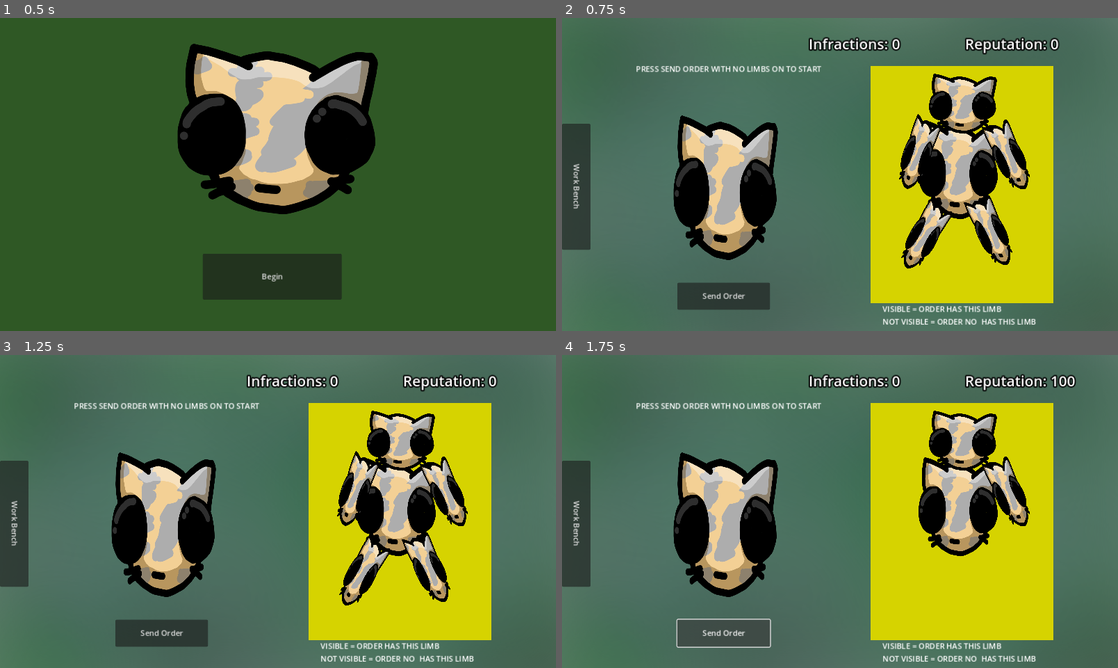
Above: before the commit, frames 1-4 (two rows, left to right).
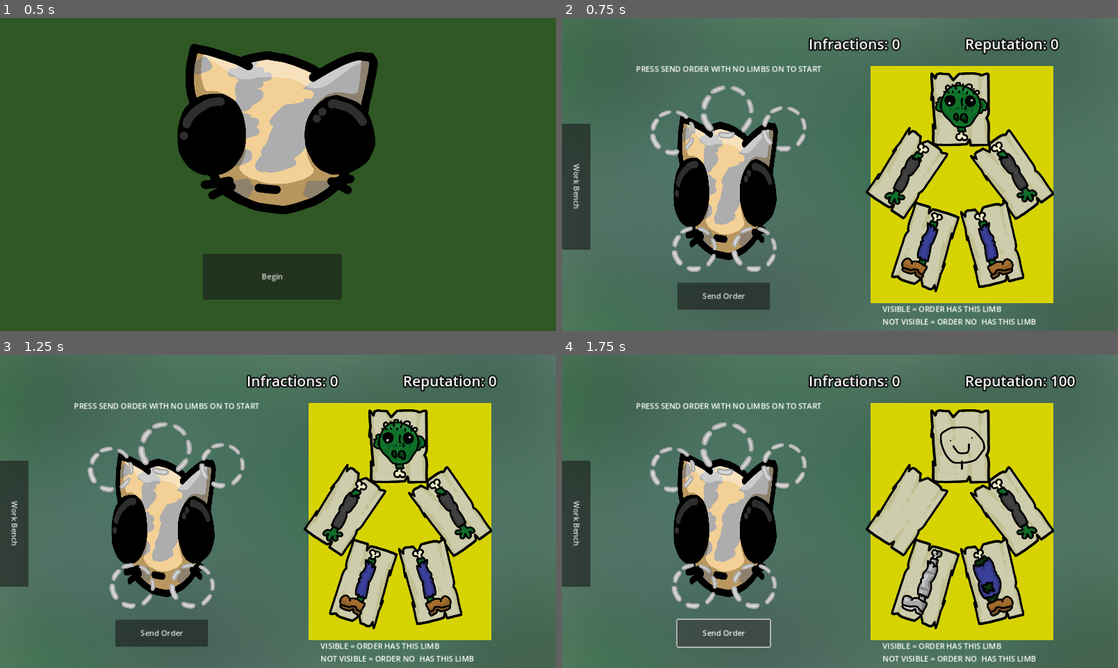
Above: after the commit, the same moments.

Repository: FakeAppleSauce/Minigame-Jam-Game
Game: Godot game, scene res://Scenes/home_page.tscn
Two runs of this game, one before a commit and one after it. Both use one fixed random seed, a clock stepped at 60 frames per second and the inputs below.
Inputs:
- Up to frame 1 (0.5 s): no input
- Up to frame 2 (0.75 s): click "Begin" at 0.5 s
- Up to frame 3 (1.25 s): no input
- Up to frame 4 (1.75 s): click "Send Order" at 1.25 s

Frame 1 is identical in both runs. In frame 2, 14% of the frame differs, in the area x 15-89%, y 17-88%; in frame 3, 14%; in frame 4, 14%.

Commit message:
orderVisuals

Diff:
--- a/Code/control.gd
+++ b/Code/control.gd
@@ -75,6 +75,12 @@
 			Global.currentBuildStatus[limbs[i-1]]["ID"] = null
 			Global.currentBuildStatus[limbs[i-1]]["occupied"] = false
 
+		order_screen.left_arm_connector_sprite.visible = true
+		order_screen.right_arm_connector_sprite.visible = true
+		order_screen.left_foot_connector_sprite.visible = true
+		order_screen.right_foot_connector_sprite.visible = true
+		order_screen.head_connector_sprite.visible = true
+
 
 
 	elif goods < 5:
@@ -85,6 +91,8 @@
 			await get_tree().create_timer(0.1).timeout
 			get_tree().change_scene_to_file("res://Scenes/home_page.tscn")
 
+
+
 func change_counters(counter: String):
 	if counter == "rep":
 		rep_counter.text = "Reputation: " + str(Global.repAmount)
--- a/Code/global.gd
+++ b/Code/global.gd
@@ -4,6 +4,8 @@
 var currentLimbSpawn = "null"
 var infractions = 0
 var repAmount = 0
+
+var needleEquipped = false
 
 var currentBuildStatus = {
 	"head": {
@@ -42,7 +44,7 @@
 }
 
 var limbs = ["head", "leftArm", "rightArm", "leftFoot", "rightFoot"]
-var unlockedEffects = ["null", "none"]
+var unlockedEffects = ["null", "none", "grow", "duplicate", "metal", "animal"]
 
 var limbPNGPositions = {
 	"leg_none": Rect2(0,0,256,256),
@@ -75,7 +77,7 @@
 
 func createNewOrder():
 	for i in 5:
-		currentOrder[limbs[i - 1]] = unlockedEffects[randi_range(0, 1)]
+		currentOrder[limbs[i - 1]] = unlockedEffects[randi_range(0, len(unlockedEffects)) - 1]
 		print(str(limbs[i - 1]) + ": " + str(currentOrder[limbs[i - 1]]))
 
 	runOrderVisuals.emit()
--- a/Code/needle.gd
+++ b/Code/needle.gd
@@ -14,7 +14,9 @@
 	if Input.is_action_pressed("Hold"):
 		position = get_global_mouse_position()
 	else:
+		Global.needleEquipped = false
 		queue_free()
+
 
 
 func _on_body_entered(body: Node2D) -> void:
@@ -25,3 +27,8 @@
 
 		if overlaps_body(body):
 			body.changeEffect(needleEffect)
+
+
+func _on_body_exited(body: Node2D) -> void:
+	if alreadyEntered == true:
+		alreadyEntered = false
--- a/Code/order_screen.gd
+++ b/Code/order_screen.gd
@@ -20,6 +20,12 @@
 @onready var right_foot_connector: Area2D = $ZombieBuild/rightFoot/rightFootConnector
 @onready var head_connector: Area2D = $ZombieBuild/head/headConnector
 
+@onready var left_arm_connector_sprite: Sprite2D = $ZombieBuild/leftArm/leftArmConnectorSprite
+@onready var right_arm_connector_sprite: Sprite2D = $ZombieBuild/rightArm/rightArmConnectorSprite
+@onready var left_foot_connector_sprite: Sprite2D = $ZombieBuild/leftFoot/leftFootConnectorSprite
+@onready var right_foot_connector_sprite: Sprite2D = $ZombieBuild/rightFoot/rightFootConnectorSprite
+@onready var head_connector_sprite: Sprite2D = $ZombieBuild/head/headConnectorSprite
+
 
 var limbs = ["head", "leftArm", "rightArm", "leftFoot", "rightFoot"]
 var limbEffects = [false, false, false, false, false]
@@ -55,6 +61,7 @@
 					body.move_to_position(left_joint.position, body.limbID, left_joint, "arm", body.effect)
 					body.gravity_scale = 1
 					setCurrentLimb("leftArm", body.effect, body.limbID)
+					left_arm_connector_sprite.visible = false
 
 
 func _on_right_arm_connector_body_entered(body: Node2D) -> void:
@@ -72,6 +79,7 @@
 					body.move_to_position(right_joint.position, body.limbID, right_joint, "arm", body.effect)
 					body.gravity_scale = 1
 					setCurrentLimb("rightArm", body.effect, body.limbID)
+					right_arm_connector_sprite.visible = false
 
 
 func _on_left_foot_connector_body_entered(body: Node2D) -> void:
@@ -89,6 +97,7 @@
 					body.move_to_position(left_foot_joint.position, body.limbID, left_foot_joint, "leg", body.effect)
 					body.gravity_scale = 1
 					setCurrentLimb("leftFoot", body.effect, body.limbID)
+					left_foot_connector_sprite.visible = false
 
 
 func _on_right_foot_connector_body_entered(body: Node2D) -> void:
@@ -106,6 +115,7 @@
 					body.move_to_position(right_foot_joint.position, body.limbID, right_foot_joint, "leg", body.effect)
 					body.gravity_scale = 1
 					setCurrentLimb("rightFoot", body.effect, body.limbID)
+					right_foot_connector.visible = false
 
 
 func _on_head_connector_body_entered(body: Node2D) -> void:
@@ -123,25 +133,46 @@
 					body.move_to_position(head_joint.position, body.limbID, head_joint, "head", body.effect)
 					body.gravity_scale = 1
 					setCurrentLimb("head", body.effect, body.limbID)
+					head_connector_sprite.visible = false
 
 
 func setCurrentLimb(limbType: String, limbEffect: String, limbID: int):
 	Global.currentBuildStatus[str(limbType)]["effect"] = limbEffect
 	Global.currentBuildStatus[str(limbType)]["ID"] = limbID
 
+
 var tempVar = "nothin"
 func _run_order_visuals():
-	for i in 5:
-		if Global.currentOrder[limbs[i - 1]] == "null":
-			limbEffects[i - 1] = false
-		elif Global.currentOrder[limbs[i - 1]] == "none":
-			limbEffects[i - 1] = true
-
-	leftArm.visible = limbEffects[1]
-	rightArm.visible = limbEffects[2]
-	leftFoot.visible = limbEffects[3]
-	rightFoot.visible = limbEffects[4]
-	head.visible = limbEffects[0]
+
+	if Global.currentOrder["head"] != "null":
+		head.visible = true
+		head.texture.region = Global.limbPNGPositions["head_" + str(Global.currentOrder["head"])]
+	else:
+		head.visible = false
+
+	if Global.currentOrder["leftArm"] != "null":
+		leftArm.visible = true
+		leftArm.texture.region = Global.limbPNGPositions["arm_" + str(Global.currentOrder["leftArm"])]
+	else:
+		leftArm.visible = false
+
+	if Global.currentOrder["rightArm"] != "null":
+		rightArm.visible = true
+		rightArm.texture.region = Global.limbPNGPositions["arm_" + str(Global.currentOrder["rightArm"])]
+	else:
+		rightArm.visible = false
+
+	if Global.currentOrder["leftFoot"] != "null":
+		leftFoot.visible = true
+		leftFoot.texture.region = Global.limbPNGPositions["leg_" + str(Global.currentOrder["leftFoot"])]
+	else:
+		leftFoot.visible = false
+
+	if Global.currentOrder["rightFoot"] != "null":
+		rightFoot.visible = true
+		rightFoot.texture.region = Global.limbPNGPositions["leg_" + str(Global.currentOrder["rightFoot"])]
+	else:
+		rightFoot.visible = false
 
 
 func _on_left_arm_connector_body_exited(body: Node2D) -> void:
--- a/Code/work_bench.gd
+++ b/Code/work_bench.gd
@@ -67,6 +67,7 @@
 	needle_copy.position = get_global_mouse_position()
 	needles.add_child(needle_copy)
 	needle_copy.needleEffect = "grow"
+	Global.needleEquipped = true
 
 
 func _on_duplicate_needle_button_down() -> void:
@@ -74,6 +75,7 @@
 	needle_copy.position = get_global_mouse_position()
 	needles.add_child(needle_copy)
 	needle_copy.needleEffect = "duplicate"
+	Global.needleEquipped = true
 
 
 #metal
@@ -82,6 +84,7 @@
 	needle_copy.position = get_global_mouse_position()
 	needles.add_child(needle_copy)
 	needle_copy.needleEffect = "metal"
+	Global.needleEquipped = true
 
 #animal
 func _on_something_else_needle_button_down() -> void:
@@ -89,3 +92,4 @@
 	needle_copy.position = get_global_mouse_position()
 	needles.add_child(needle_copy)
 	needle_copy.needleEffect = "animal"
+	Global.needleEquipped = true
--- a/Scenes/MainGame.tscn
+++ b/Scenes/MainGame.tscn
@@ -1,16 +1,152 @@
-[gd_scene load_steps=35 format=3 uid="uid://b2uy07pjgjaka"]
+[gd_scene load_steps=47 format=3 uid="uid://b2uy07pjgjaka"]
 
 [ext_resource type="Script" path="res://Code/order_screen.gd" id="1_2g5md"]
 [ext_resource type="Texture2D" uid="uid://cv3bhewfbsopa" path="res://Textures/Kitty.PNG" id="2_etg1v"]
 [ext_resource type="Texture2D" uid="uid://cafusuljqc4ox" path="res://Textures/OrderBG.PNG" id="2_t5wyg"]
 [ext_resource type="Script" path="res://Code/work_bench.gd" id="3_85q7c"]
 [ext_resource type="PackedScene" uid="uid://b7hxlu5x3pnqj" path="res://Scenes/needle.tscn" id="4_ehaqp"]
+[ext_resource type="Texture2D" uid="uid://bvbffphm7enxt" path="res://Textures/Limbs.PNG" id="4_g80iv"]
 [ext_resource type="Script" path="res://Code/control.gd" id="4_gq4hs"]
 [ext_resource type="Texture2D" uid="uid://cci0aju1g74di" path="res://Textures/WorkBenchBG.PNG" id="4_r56wr"]
+[ext_resource type="Texture2D" uid="uid://d1wroerfbfxah" path="res://Textures/MiscStuff.PNG" id="4_t7lkh"]
 [ext_resource type="Texture2D" uid="uid://dtq38jjp0dfod" path="res://Textures/Needles.PNG" id="5_jfwcl"]
 [ext_resource type="PackedScene" uid="uid://0byordc8db3l" path="res://Scenes/limb.tscn" id="5_rqysd"]
 [ext_resource type="Texture2D" uid="uid://n6fh56tobv7t" path="res://Textures/Freezers.PNG" id="6_4hynp"]
 
+[sub_resource type="Animation" id="Animation_3qc5y"]
+resource_name = "movingConnectors"
+length = 1.5
+loop_mode = 1
+tracks/0/type = "value"
+tracks/0/imported = false
+tracks/0/enabled = true
+tracks/0/path = NodePath("leftArm/leftArmConnectorSprite:rotation")
+tracks/0/interp = 1
+tracks/0/loop_wrap = true
+tracks/0/keys = {
+"times": PackedFloat32Array(0, 0.766667),
+"transitions": PackedFloat32Array(1, 1),
+"update": 0,
+"values": [0.0, 0.261799]
+}
+tracks/1/type = "value"
+tracks/1/imported = false
+tracks/1/enabled = true
+tracks/1/path = NodePath("rightArm/rightArmConnectorSprite:rotation")
+tracks/1/interp = 1
+tracks/1/loop_wrap = true
+tracks/1/keys = {
+"times": PackedFloat32Array(0, 0.766667),
+"transitions": PackedFloat32Array(1, 1),
+"update": 0,
+"values": [0.0, 0.261799]
+}
+tracks/2/type = "value"
+tracks/2/imported = false
+tracks/2/enabled = true
+tracks/2/path = NodePath("leftFoot/leftFootConnectorSprite:rotation")
+tracks/2/interp = 1
+tracks/2/loop_wrap = true
+tracks/2/keys = {
+"times": PackedFloat32Array(0, 0.766667),
+"transitions": PackedFloat32Array(1, 1),
+"update": 0,
+"values": [0.0, 0.261799]
+}
+tracks/3/type = "value"
+tracks/3/imported = false
+tracks/3/enabled = true
+tracks/3/path = NodePath("rightFoot/rightFootConnectorSprite:rotation")
+tracks/3/interp = 1
+tracks/3/loop_wrap = true
+tracks/3/keys = {
+"times": PackedFloat32Array(0, 0.766667),
+"transitions": PackedFloat32Array(1, 1),
+"update": 0,
+"values": [0.0, 0.261799]
+}
+tracks/4/type = "value"
+tracks/4/imported = false
+tracks/4/enabled = true
+tracks/4/path = NodePath("head/headConnectorSprite:rotation")
+tracks/4/interp = 1
+tracks/4/loop_wrap = true
+tracks/4/keys = {
+"times": PackedFloat32Array(0, 0.766667),
+"transitions": PackedFloat32Array(1, 1),
+"update": 0,
+"values": [0.0, 0.261799]
+}
+
+[sub_resource type="Animation" id="Animation_bf4f8"]
+length = 0.001
+tracks/0/type = "value"
+tracks/0/imported = false
+tracks/0/enabled = true
+tracks/0/path = NodePath("leftArm/leftArmConnectorSprite:rotation")
+tracks/0/interp = 1
+tracks/0/loop_wrap = true
+tracks/0/keys = {
+"times": PackedFloat32Array(0),
+"transitions": PackedFloat32Array(1),
+"update": 0,
+"values": [0.0]
+}
+tracks/1/type = "value"
+tracks/1/imported = false
+tracks/1/enabled = true
+tracks/1/path = NodePath("rightArm/rightArmConnectorSprite:rotation")
+tracks/1/interp = 1
+tracks/1/loop_wrap = true
+tracks/1/keys = {
+"times": PackedFloat32Array(0),
+"transitions": PackedFloat32Array(1),
+"update": 0,
+"values": [0.0]
+}
+tracks/2/type = "value"
+tracks/2/imported = false
+tracks/2/enabled = true
+tracks/2/path = NodePath("leftFoot/leftFootConnectorSprite:rotation")
+tracks/2/interp = 1
+tracks/2/loop_wrap = true
+tracks/2/keys = {
+"times": PackedFloat32Array(0),
+"transitions": PackedFloat32Array(1),
+"update": 0,
+"values": [0.0]
+}
+tracks/3/type = "value"
+tracks/3/imported = false
+tracks/3/enabled = true
+tracks/3/path = NodePath("rightFoot/rightFootConnectorSprite:rotation")
+tracks/3/interp = 1
+tracks/3/loop_wrap = true
+tracks/3/keys = {
+"times": PackedFloat32Array(0),
+"transitions": PackedFloat32Array(1),
+"update": 0,
+"values": [0.0]
+}
+tracks/4/type = "value"
+tracks/4/imported = false
+tracks/4/enabled = true
+tracks/4/path = NodePath("head/headConnectorSprite:rotation")
+tracks/4/interp = 1
+tracks/4/loop_wrap = true
+tracks/4/keys = {
+"times": PackedFloat32Array(0),
+"transitions": PackedFloat32Array(1),
+"update": 0,
+"values": [0.0]
+}
+
+[sub_resource type="AnimationLibrary" id="AnimationLibrary_lm6vf"]
+_data = {
+"RESET": SubResource("Animation_bf4f8"),
+"movingConnectors": SubResource("Animation_3qc5y")
+}
+
 [sub_resource type="CapsuleShape2D" id="CapsuleShape2D_0in1h"]
 radius = 61.5385
 height = 164.103
@@ -18,6 +154,10 @@
 [sub_resource type="CircleShape2D" id="CircleShape2D_5k2sm"]
 radius = 45.3982
 
+[sub_resource type="AtlasTexture" id="AtlasTexture_najys"]
+atlas = ExtResource("4_t7lkh")
+region = Rect2(0, 0, 256, 256)
+
 [sub_resource type="CapsuleShape2D" id="CapsuleShape2D_ky58f"]
 radius = 13.0
 height = 58.0
@@ -45,6 +185,30 @@
 
 [sub_resource type="CircleShape2D" id="CircleShape2D_indhl"]
 radius = 52.469
+
+[sub_resource type="AtlasTexture" id="AtlasTexture_ydogw"]
+atlas = ExtResource("4_g80iv")
+region = Rect2(256, 256, 256, 256)
+
+[sub_resource type="AtlasTexture" id="AtlasTexture_hfrtf"]
+atlas = ExtResource("4_t7lkh")
+region = Rect2(512, 0, 256, 256)
+
+[sub_resource type="AtlasTexture" id="AtlasTexture_a4xn0"]
+atlas = ExtResource("4_g80iv")
+region = Rect2(256, 256, 256, 256)
+
+[sub_resource type="AtlasTexture" id="AtlasTexture_wnmek"]
+atlas = ExtResource("4_g80iv")
+region = Rect2(0, 0, 256, 256)
+
+[sub_resource type="AtlasTexture" id="AtlasTexture_cdi06"]
+atlas = ExtResource("4_g80iv")
+region = Rect2(0, 0, 256, 256)
+
+[sub_resource type="AtlasTexture" id="AtlasTexture_qyqo2"]
+atlas = ExtResource("4_g80iv")
+region = Rect2(512, 512, 256, 256)
 
 [sub_resource type="AtlasTexture" id="AtlasTexture_r76pn"]
 atlas = ExtResource("5_jfwcl")
@@ -118,6 +282,12 @@
 [node name="ZombieBuild" type="Node2D" parent="OrderScreen"]
 z_index = -1
 
+[node name="AnimationPlayer" type="AnimationPlayer" parent="OrderScreen/ZombieBuild"]
+libraries = {
+"": SubResource("AnimationLibrary_lm6vf")
+}
+autoplay = "movingConnectors"
+
 [node name="Torso" type="Sprite2D" parent="OrderScreen/ZombieBuild"]
 z_index = -3
 position = Vector2(339, 349)
@@ -126,7 +296,6 @@
 metadata/_edit_group_ = true
 
 [node name="leftArm" type="Node2D" parent="OrderScreen/ZombieBuild"]
-metadata/_edit_group_ = true
 
 [node name="leftJoint" type="PinJoint2D" parent="OrderScreen/ZombieBuild/leftArm"]
 z_index = 5
@@ -154,8 +323,12 @@
 [node name="CollisionShape2D" type="CollisionShape2D" parent="OrderScreen/ZombieBuild/leftArm/leftArmConnector"]
 shape = SubResource("CircleShape2D_5k2sm")
 
+[node name="leftArmConnectorSprite" type="Sprite2D" parent="OrderScreen/ZombieBuild/leftArm"]
+position = Vector2(230, 237)
+scale = Vector2(0.394531, 0.394531)
+texture = SubResource("AtlasTexture_najys")
+
 [node name="rightArm" type="Node2D" parent="OrderScreen/ZombieBuild"]
-metadata/_edit_group_ = true
 
 [node name="rightJoint" type="PinJoint2D" parent="OrderScreen/ZombieBuild/rightArm"]
 position = Vector2(461, 229)
@@ -179,8 +352,12 @@
 [node name="CollisionShape2D2" type="CollisionShape2D" parent="OrderScreen/ZombieBuild/rightArm/rightArmConnector"]
 shape = SubResource("CircleShape2D_w8i25")
 
+[node name="rightArmConnectorSprite" type="Sprite2D" parent="OrderScreen/ZombieBuild/rightArm"]
+position = Vector2(461, 229)
+scale = Vector2(0.394531, 0.394531)
+texture = SubResource("AtlasTexture_najys")
+
 [node name="leftFoot" type="Node2D" parent="OrderScreen/ZombieBuild"]
-metadata/_edit_group_ = true
 
 [node name="leftFootJoint" type="PinJoint2D" parent="OrderScreen/ZombieBuild/leftFoot"]
 position = Vector2(275, 478)
@@ -204,8 +381,12 @@
 [node name="CollisionShape2D2" type="CollisionShape2D" parent="OrderScreen/ZombieBuild/leftFoot/leftFootConnector"]
 shape = SubResource("CircleShape2D_chhwy")
 
+[node name="leftFootConnectorSprite" type="Sprite2D" parent="OrderScreen/ZombieBuild/leftFoot"]
+position = Vector2(275, 478)
+scale = Vector2(0.394531, 0.394531)
+texture = SubResource("AtlasTexture_najys")
+
 [node name="rightFoot" type="Node2D" parent="OrderScreen/ZombieBuild"]
-metadata/_edit_group_ = true
 
 [node name="rightFootJoint" type="PinJoint2D" parent="OrderScreen/ZombieBuild/rightFoot"]
 position = Vector2(399, 478)
@@ -229,8 +410,12 @@
 [node name="CollisionShape2D2" type="CollisionShape2D" parent="OrderScreen/ZombieBuild/rightFoot/rightFootConnector"]
 shape = SubResource("CircleShape2D_6iyli")
 
+[node name="rightFootConnectorSprite" type="Sprite2D" parent="OrderScreen/ZombieBuild/rightFoot"]
+position = Vector2(399, 478)
+scale = Vector2(0.394531, 0.394531)
+texture = SubResource("AtlasTexture_najys")
+
 [node name="head" type="Node2D" parent="OrderScreen/ZombieBuild"]
-metadata/_edit_group_ = true
 
 [node name="headJoint" type="PinJoint2D" parent="OrderScreen/ZombieBuild/head"]
 position = Vector2(343, 194)
@@ -257,9 +442,15 @@
 [node name="CollisionShape2D2" type="CollisionShape2D" parent="OrderScreen/ZombieBuild/head/headConnector"]
 shape = SubResource("CircleShape2D_indhl")
 
+[node name="headConnectorSprite" type="Sprite2D" parent="OrderScreen/ZombieBuild/head"]
+position = Vector2(343, 194)
+scale = Vector2(0.462891, 0.462891)
+texture = SubResource("AtlasTexture_najys")
+
 [node name="CurrentOrder" type="Node2D" parent="OrderScreen"]
 
 [node name="Background" type="ColorRect" parent="OrderScreen/CurrentOrder"]
+z_index = -3
 offset_left = 639.0
 offset_top = 100.0
 offset_right = 1018.0
@@ -267,38 +458,77 @@
 color = Color(0.840262, 0.828184, 0, 1)
 
 [node name="OrderTorso" type="Sprite2D" parent="OrderScreen/CurrentOrder"]
-position = Vector2(821.757, 312.5)
+visible = false
+z_index = -1
+position = Vector2(822.58, 325.528)
 scale = Vector2(0.187, 0.272)
 texture = ExtResource("2_etg1v")
 
 [node name="OrderLeftArm" type="Sprite2D" parent="OrderScreen/CurrentOrder"]
-position = Vector2(737.757, 278.5)
-rotation = 0.31765
-scale = Vector2(0.0665, 0.206)
-texture = ExtResource("2_etg1v")
+position = Vector2(715.58, 322.528)
+rotation = -0.254818
+scale = Vector2(0.5, 0.5)
+texture = SubResource("AtlasTexture_ydogw")
+
+[node name="paperLA" type="Sprite2D" parent="OrderScreen/CurrentOrder"]
+z_index = -1
+position = Vector2(716, 324)
+rotation = 2.17643
+scale = Vector2(0.7, 0.585825)
+texture = SubResource("AtlasTexture_hfrtf")
 
 [node name="OrderRightArm" type="Sprite2D" parent="OrderScreen/CurrentOrder"]
-position = Vector2(924.757, 283.5)
-rotation = -0.443314
-scale = Vector2(0.0665, 0.206)
-texture = ExtResource("2_etg1v")
+position = Vector2(935.58, 318.528)
+rotation = 3.35976
+scale = Vector2(0.5, 0.5)
+texture = SubResource("AtlasTexture_a4xn0")
+flip_v = true
+
+[node name="paperRA" type="Sprite2D" parent="OrderScreen/CurrentOrder"]
+z_index = -1
+position = Vector2(936, 324)
+rotation = 0.970403
+scale = Vector2(0.7, 0.585825)
+texture = SubResource("AtlasTexture_hfrtf")
 
 [node name="OrderLeftLeg" type="Sprite2D" parent="OrderScreen/CurrentOrder"]
-position = Vector2(752, 449)
-rotation = 0.507891
-scale = Vector2(0.0665, 0.206)
-texture = ExtResource("2_etg1v")
+position = Vector2(750.58, 473.528)
+rotation = 4.32842
+scale = Vector2(0.5, 0.5)
+texture = SubResource("AtlasTexture_wnmek")
+flip_v = true
+
+[node name="paperLL" type="Sprite2D" parent="OrderScreen/CurrentOrder"]
+z_index = -1
+position = Vector2(751, 472)
+rotation = -1.2514
+scale = Vector2(0.7, 0.585825)
+texture = SubResource("AtlasTexture_hfrtf")
 
 [node name="OrderRightLeg" type="Sprite2D" parent="OrderScreen/CurrentOrder"]
-position = Vector2(888, 440)
-rotation = -0.443314
-scale = Vector2(0.0665, 0.206)
-texture = ExtResource("2_etg1v")
+position = Vector2(889.58, 473.528)
+rotation = -1.14145
+scale = Vector2(0.5, 0.5)
+texture = SubResource("AtlasTexture_cdi06")
+
+[node name="paperRL" type="Sprite2D" parent="OrderScreen/CurrentOrder"]
+z_index = -1
+position = Vector2(895, 470)
+rotation = 1.35088
+scale = Vector2(0.7, 0.585825)
+texture = SubResource("AtlasTexture_hfrtf")
 
 [node name="OrderHead" type="Sprite2D" parent="OrderScreen/CurrentOrder"]
-position = Vector2(830.757, 176.5)
-scale = Vector2(0.15825, 0.165)
-texture = ExtResource("2_etg1v")
+position = Vector2(828, 194)
+scale = Vector2(0.5, 0.5)
+texture = SubResource("AtlasTexture_qyqo2")
+
+[node name="paperH" type="Sprite2D" parent="OrderScreen/CurrentOrder"]
+z_index = -1
+position = Vector2(829, 190)
+rotation = 1.5708
+scale = Vector2(0.644792, 0.716349)
+texture = SubResource("AtlasTexture_hfrtf")
 
 [node name="WorkBench" type="Node2D" parent="."]
 position = Vector2(-1162, 0)
--- a/Scenes/limb.tscn
+++ b/Scenes/limb.tscn
@@ -13,12 +13,11 @@
 region = Rect2(0, 0, 256, 256)
 
 [sub_resource type="CapsuleShape2D" id="CapsuleShape2D_pndob"]
-radius = 24.6154
-height = 110.0
+radius = 37.0
+height = 144.0
 
 [node name="Limb" type="RigidBody2D"]
 z_index = 4
-scale = Vector2(1.3, 1.3)
 collision_mask = 32769
 input_pickable = true
 gravity_scale = 0.0
@@ -28,7 +27,7 @@
 [node name="Sprite2D" type="Sprite2D" parent="."]
 position = Vector2(-2.38419e-07, -9.53674e-07)
 rotation = -0.785398
-scale = Vector2(0.39387, 0.39387)
+scale = Vector2(0.5, 0.5)
 texture = SubResource("AtlasTexture_cn4v3")
 
 [node name="CollisionShape2D" type="CollisionShape2D" parent="."]
--- a/Scenes/needle.tscn
+++ b/Scenes/needle.tscn
@@ -18,3 +18,4 @@
 shape = SubResource("CircleShape2D_n7bl2")
 
 [connection signal="body_entered" from="." to="." method="_on_body_entered"]
+[connection signal="body_exited" from="." to="." method="_on_body_exited"]
Not shown, changed: index.html
Not shown, changed: index.pck
